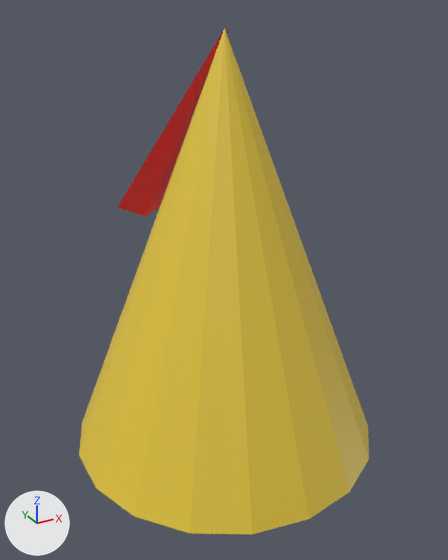
An edit to the FBX model DIPAvatarChat/Assets/Resources/Blender/partyhat.fbx, drawn before and after from the same camera.
Camera for both pictures: a 50 mm lens placed at (-1.73, -3.13, 2.67), pointed at (-0.04, -0.06, 1.13). The axes (+X, +Y, +Z) are drawn at lower left. The lights are the same throughout.
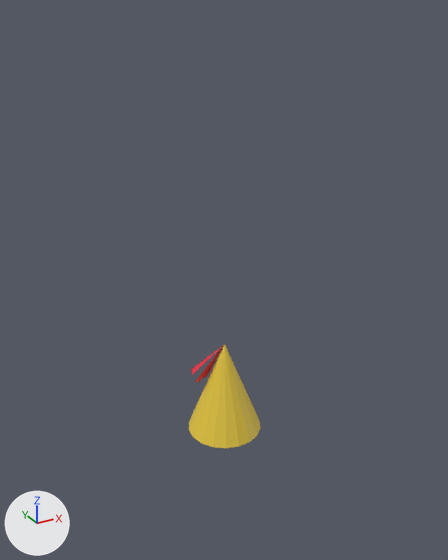
Pixel boxes (x1, y1, x2, y2) of what changed, in the pictures (448 x 560 px):
'Circle', moved, turned, rescaled
    before: (79, 28, 369, 534)
    after: (189, 344, 261, 448)
'Plane.001', moved, turned, rescaled
    before: (117, 30, 224, 216)
    after: (195, 346, 223, 382)
'Plane', moved, turned (not visible before)
    after: (203, 348, 222, 378)

What changed in the scene script:
```text
Change ob_plane_001:
    ob_plane_001.location: (-0.931, 1.858, -0.155) -> (-0.462, 0.255, -0.043)
    ob_plane_001.rotation_euler: (-0.161, 0.285, 0.069) -> (-0.161, 0.285, 0.664)  # degrees (-9.2, 16, 4) -> degrees (-9.2, 16, 38)
    ob_plane_001.scale: (1.0, 1.0, 1.0) -> (0.253, 0.253, 0.253)
Change ob_plane:
    ob_plane.location: (0.0, 1.841, -0.323) -> (-0.264, 0.384, -0.086)
    ob_plane.rotation_euler: (-0.188, 0.0, 0.0) -> (-0.188, 0.0, 0.595)  # degrees (-11, 0, 0) -> degrees (-11, 0, 34)
Change ob_circle:
    ob_circle.location: (0.0, 0.0, 0.0) -> (0.0, 0.0, -0.002)
    ob_circle.rotation_euler: (0.0, 0.0, 0.0) -> (0.0, 0.0, 0.595)  # degrees (0, 0, 0) -> degrees (0, 0, 34)
    ob_circle.scale: (1.0, 1.0, 1.0) -> (0.253, 0.253, 0.253)
```
